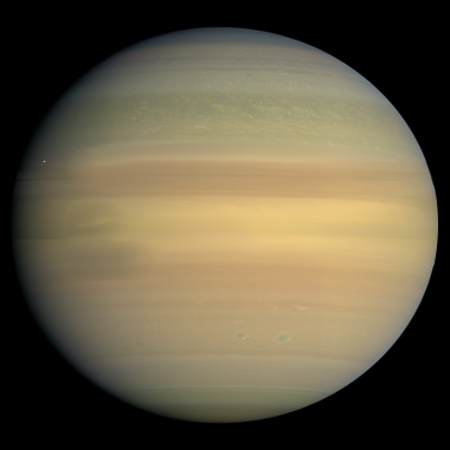
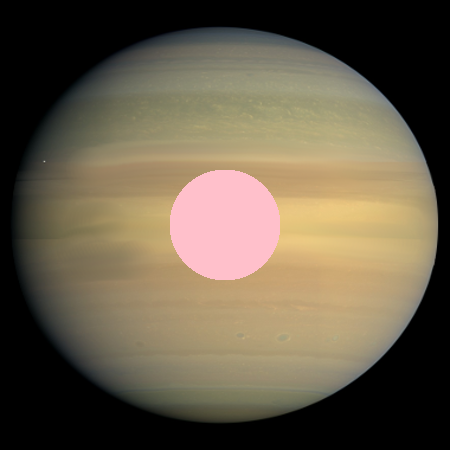
The second w=450, h=450 image is a revision of the first. Changes to its layers:
added layer "Pasted Layer #1" above "Pasted Layer" over [170, 170, 280, 280]
